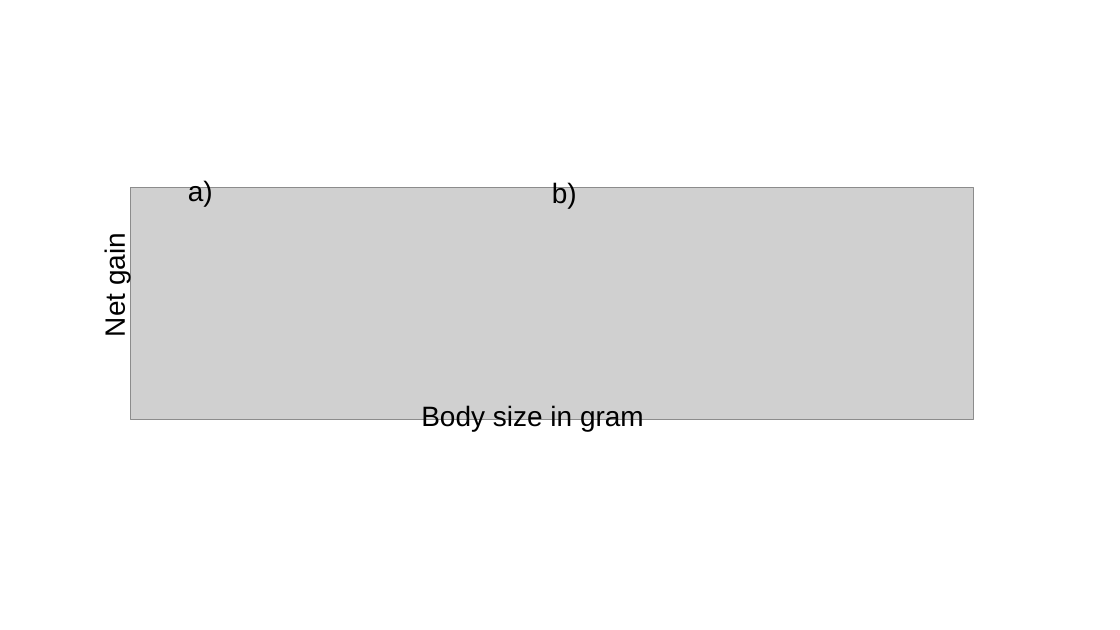
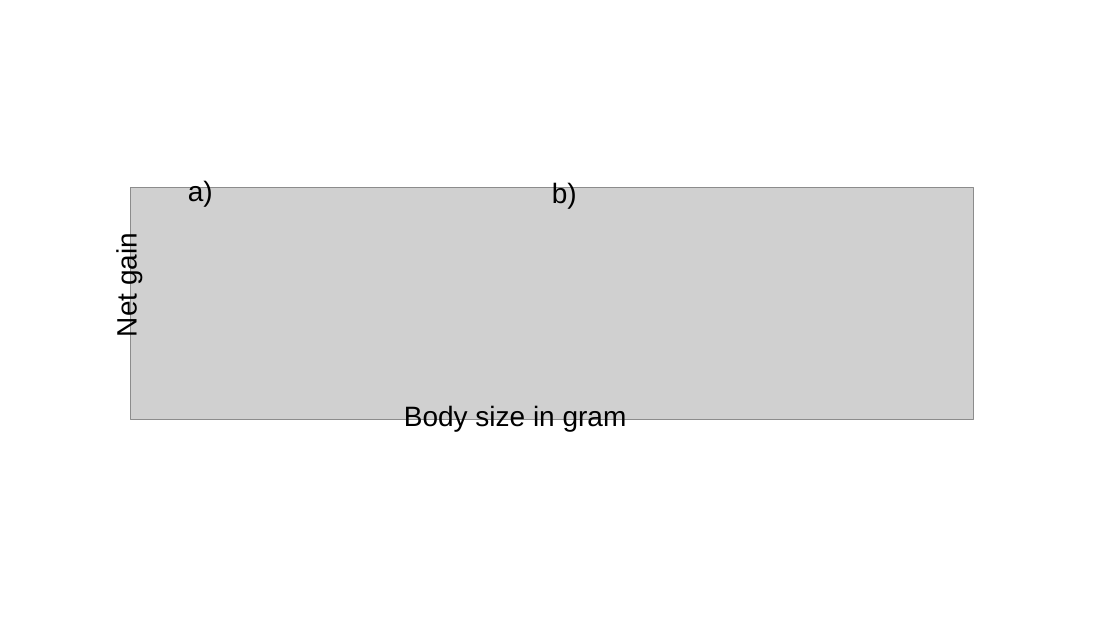
Before and after one commit to ramiadantsoa/energy_budget, a slide deck: slide 1 of ms_fig/ms_fig_2.pptx. Drawn at 1120x630 pixels with LibreOffice and Linux fonts; fonts in the diff are those of the drawing; grey boxes stand for pictures. Boxes give left, top, right and bottom in pixels: in the first picture for what was removed or moved away, otherwise in the second. Text is boxed around its words. In the diff, an @@ line names an element or a change of style, - is before the commit and + after.

```diff
--- a/ms_fig/ms_fig_2.pptx
+++ b/ms_fig/ms_fig_2.pptx
@@ text "Net gain" moved from (x1=100, y1=238, x2=131, y2=337) to (x1=111, y1=238, x2=142, y2=337) @@
@@ text "Body size in gram" moved from (x1=421, y1=405, x2=644, y2=432) to (x1=404, y1=405, x2=627, y2=432) @@
```
Also in this commit, not shown: 3 other slides changed, 3 other files.
